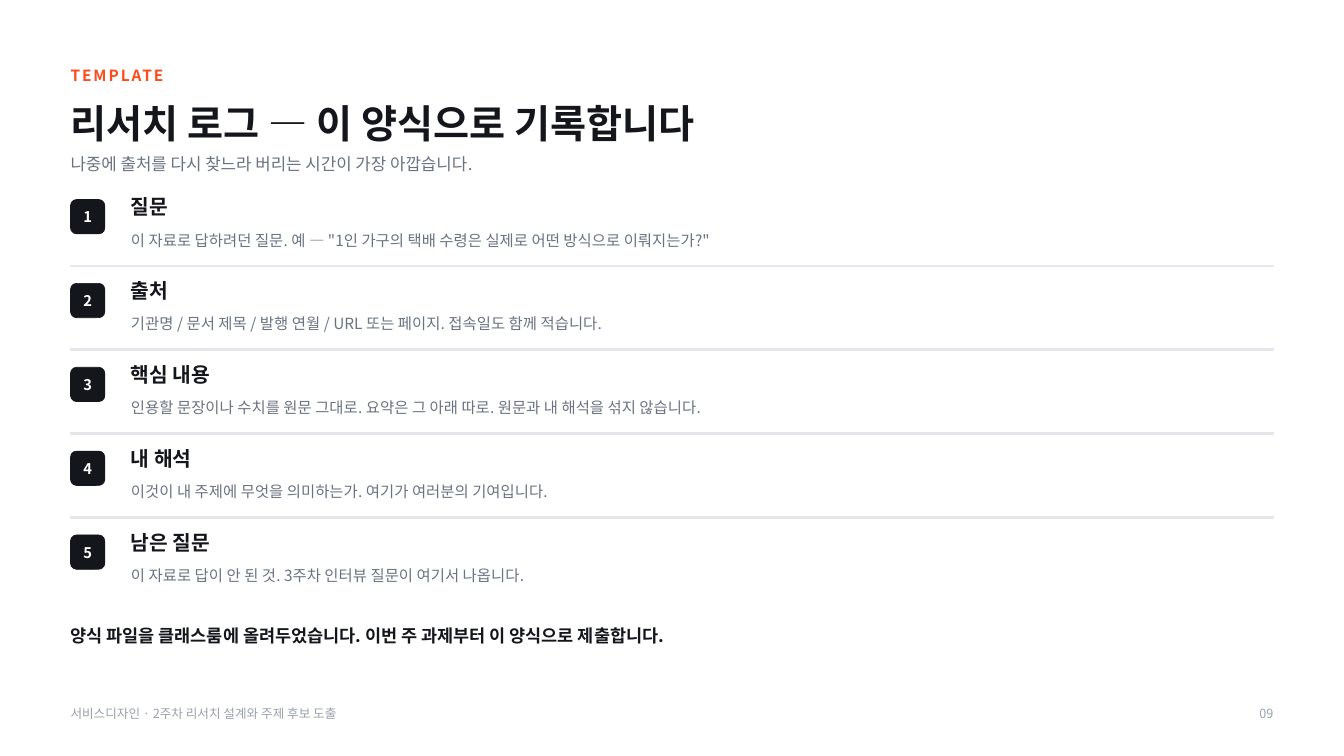
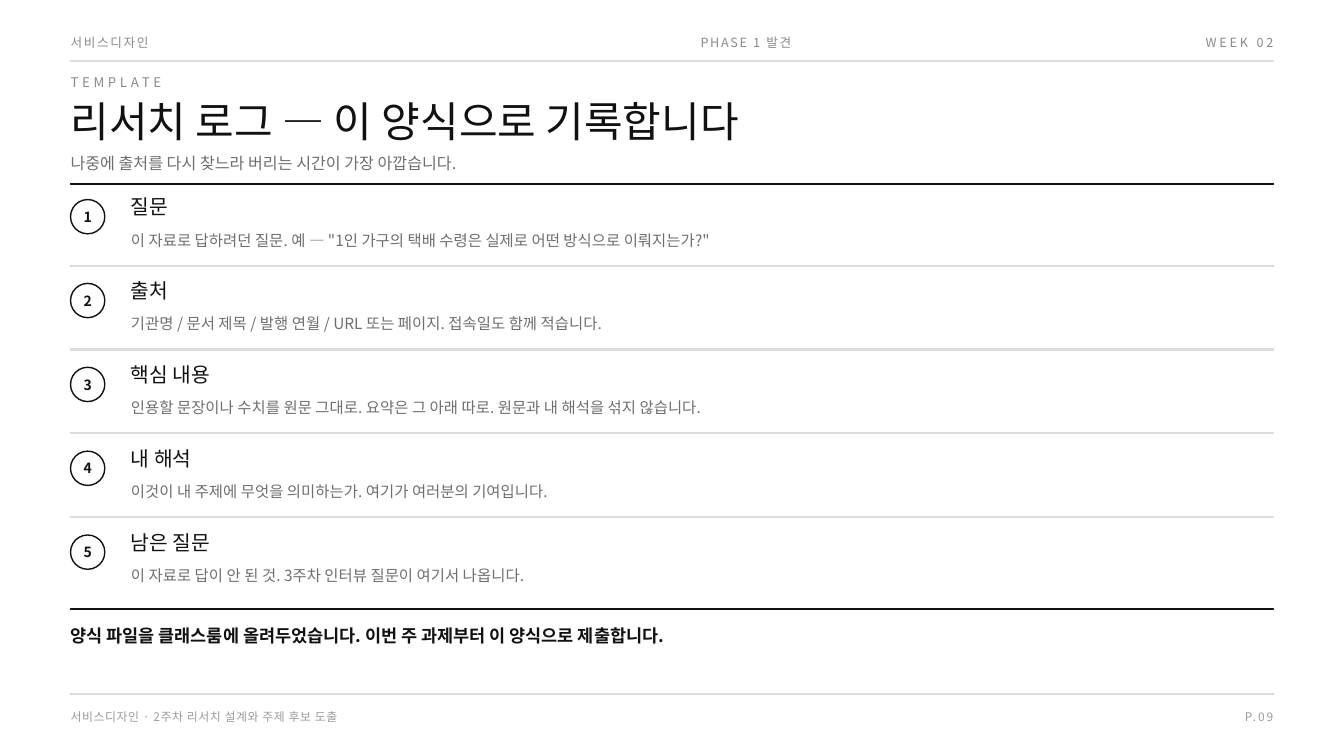
Before and after one commit to design-eng/MIN.D, a slide deck: slide 12 of dist/weeks/서비스디자인_02주차_리서치설계.pptx. Drawn at 1344x756 pixels with LibreOffice and Linux fonts; fonts in the diff are those of the drawing. Boxes give left, top, right and bottom in pixels: in the first picture for what was removed or moved away, otherwise in the second. Text is boxed around its words. In the diff, an @@ line names an element or a change of style, - is before the commit and + after.

```diff
--- a/dist/weeks/서비스디자인_02주차_리서치설계.pptx
+++ b/dist/weeks/서비스디자인_02주차_리서치설계.pptx
@@ text added at <box>71,36,149,48</box>, 9 pt, text #8A8A8A @@
+서비스디자인
@@ text added at <box>701,37,791,48</box>, 9 pt, text #8A8A8A @@
+PHASE 1 발견
@@ text added at <box>1206,38,1274,47</box>, 9 pt, text #8A8A8A @@
+WEEK 02
@@ text "TEMPLATE": place and size @@
-text "TEMPLATE" at <box>71,63,1273,89</box>
+text "TEMPLATE" at <box>71,71,1273,95</box>
@@ text "TEMPLATE" at <box>71,71,1273,95</box>: size 11 to 9.5 pt, text colour #FF4A1C to #8A8A8A, letter spacing 1.4 to 2.6 pt, bold off @@
@@ rectangle added at <box>71,60,1273,62</box>, fill #DCDCDC, outline #DCDCDC 1 pt @@
@@ text "리서치 로그 — 이 양식으로 ..." at <box>71,102,739,141</box>: size 28 to 30 pt, text colour #14161B to #111111, bold off @@
@@ text "나중에 출처를 다시 찾느라 버리는 ..." at <box>71,155,457,171</box>: size 12 to 11.5 pt, text colour #6B7280 to #6E6E6E @@
@@ rectangle: place and size @@
-rectangle at <box>71,265,1273,266</box>
+rectangle at <box>71,184,1273,185</box>
@@ rectangle at <box>71,184,1273,185</box>: fill #E4E6EB to #111111; outline #E4E6EB 1 pt to #111111 1 pt @@
@@ rounded rectangle removed at <box>71,200,105,234</box> @@
@@ fill #E4E6EB to #DCDCDC; outline #E4E6EB 1 pt to #DCDCDC 1 pt in 3 elements at <box>71,265,1273,266</box>, <box>71,434,1273,435</box>, <box>71,349,1273,350</box> @@
@@ 4 ellipses, 3 rectangles: place and size @@
-4 ellipses, 3 rectangles at <box>71,283,1273,570</box>
+4 ellipses, 3 rectangles at <box>71,200,1273,486</box>
@@ rounded rectangle to ellipse; fill #14161B to #FFFFFF; outline #14161B 0.5 pt to #111111 1 pt in 4 elements at <box>71,452,105,486</box>, <box>71,200,105,234</box>, <box>71,283,105,318</box>, <box>71,367,105,401</box> @@
@@ size 10.5 to 10 pt, text colour #FFFFFF to #111111 in 5 elements at <box>84,211,92,222</box>, <box>84,295,92,306</box>, <box>84,379,92,390</box>, <box>84,462,92,473</box>, <box>84,546,92,557</box> @@
@@ rectangle added at <box>71,517,1273,518</box>, fill #DCDCDC, outline #DCDCDC 1 pt @@
@@ ellipse added at <box>71,535,105,570</box>, fill #FFFFFF, outline #111111 1 pt @@
@@ text colour #14161B to #111111, bold off in 5 elements at <box>131,197,168,216</box>, <box>131,281,168,300</box>, <box>131,365,210,384</box>, <box>131,449,191,468</box>, <box>131,533,210,552</box> @@
@@ text colour #6B7280 to #6E6E6E in 5 elements at <box>131,233,710,247</box>, <box>131,316,602,330</box>, <box>131,400,701,414</box>, <box>131,484,547,498</box>, <box>131,568,524,582</box> @@
@@ rectangle added at <box>71,609,1273,610</box>, fill #111111, outline #111111 1 pt @@
@@ text "서비스디자인 · 2주차 리서치 설계와 ..." at <box>71,711,337,722</box>: size 9 to 8.5 pt, text colour #9AA0AA to #9B9B9B, letter spacing 0 to 0.4 pt @@
@@ rectangle added at <box>71,694,1273,695</box>, fill #DCDCDC, outline #DCDCDC 1 pt @@
@@ text at <box>1245,712,1256,721</box>: text changed; size 9 to 8.5 pt; text colour #9AA0AA to #9B9B9B @@
-09
+P.09
```
Also in this commit, not shown: 16 other slides changed, 19 other files.
